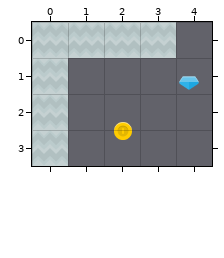
Two versions of a level (Tiled map, maps/template.tmx). The picture above is the old version.
Cells are 128x128 px. Shown: x 0..4, y 0..3.
Once edited:
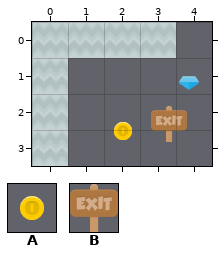
Key: from "Tileset": A 11 "coinGold", B 37 "signExit".
Objects are placed by their top-left corner, in cells (3,4 is the top-left corner of cell 3,4); size is 1x1 cell unless given.
Commit: Added finish item in the map, if hitted the game freezes
Changes in this commit:
Layer "Items":
A new object: B "Finish" at 3.3,2.3.
A new object: A "Coin" at 2,2.5.
Pixel boxes of the changes (left, top, right, bottom) in both pictures:
added: (151, 106, 187, 142)
added: (114, 122, 132, 140)
